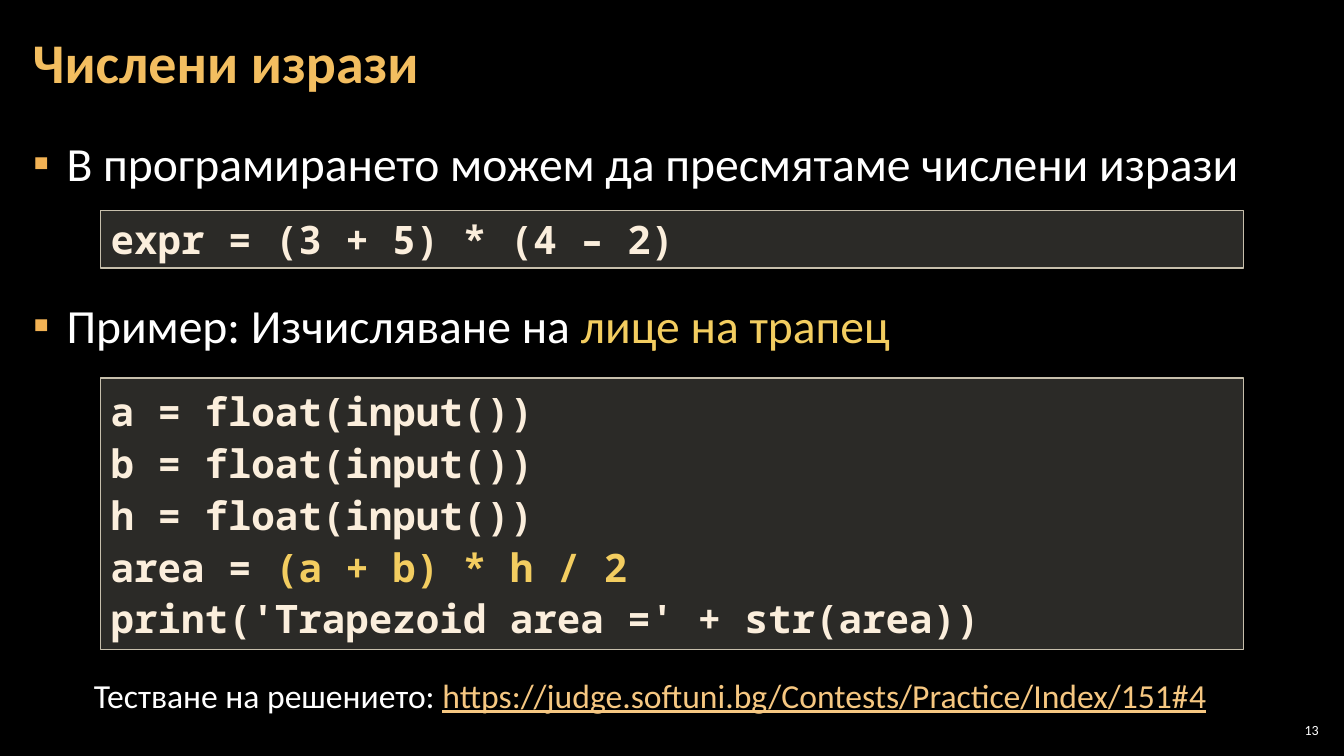
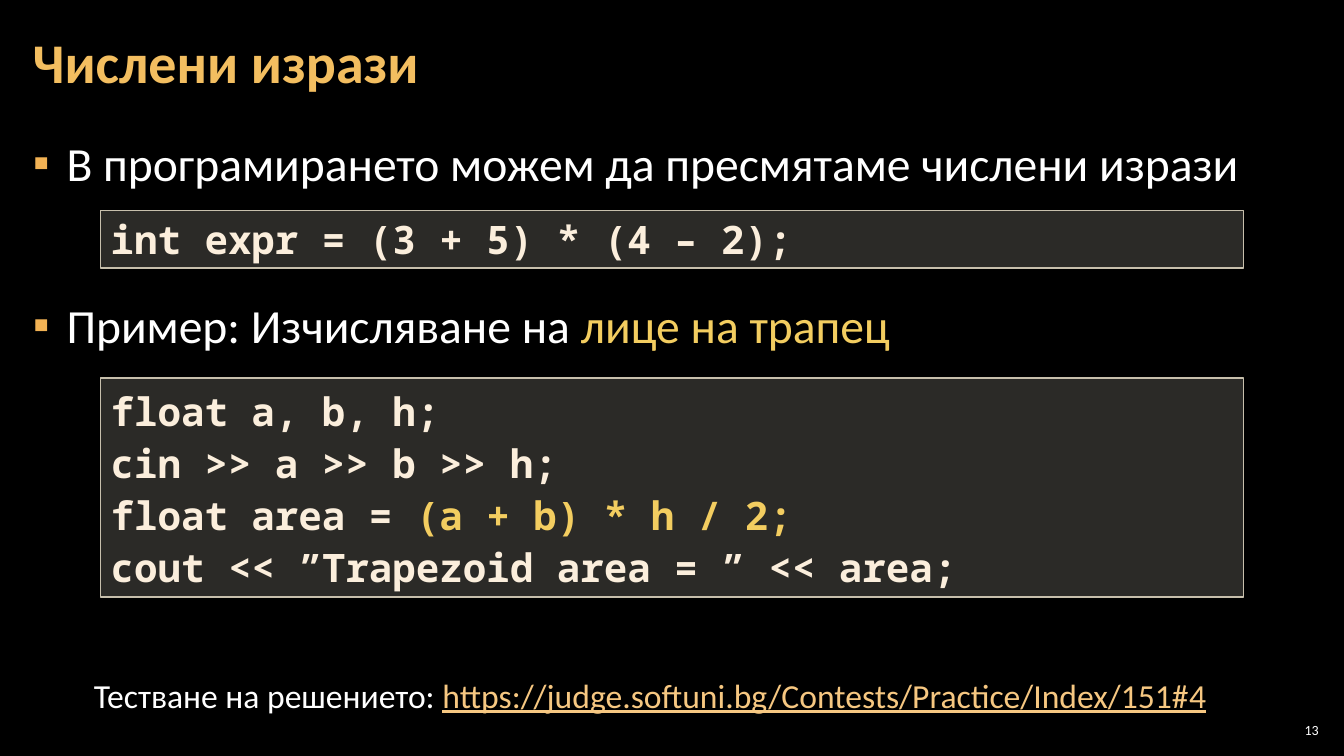
Before and after one commit to Software-University/C-plus-plus, a slide deck: slide 13 of 2. Simple-Calculations/2. Simple-Calculations.pptx. Drawn at 1344x756 pixels with LibreOffice and Linux fonts; fonts in the diff are those of the drawing; background and template pictures are left out. Boxes give left, top, right and bottom in pixels: in the first picture for what was removed or moved away, otherwise in the second. Text is boxed around its words. In the diff, an @@ line names an element or a change of style, - is before the commit and + after.

```diff
--- a/2. Simple-Calculations/2. Simple-Calculations.pptx
+++ b/2. Simple-Calculations/2. Simple-Calculations.pptx
@@ text in rectangle at (111, 223, 791, 264): text changed @@
-expr = (3 + 5) * (4 – 2)
+int expr = (3 + 5) * (4 – 2);
@@ rectangle "float a, b, h;": place and size @@
-rectangle "float a, b, h;" at (101, 378, 1243, 649)
+rectangle "float a, b, h;" at (101, 378, 1243, 597)
@@ text in rectangle at (111, 396, 956, 592): text changed @@
-a = float(input())
-b = float(input())
-h = float(input())
-area = (a + b) * h / 2
-print('Trapezoid area =' + str(area))
+float a, b, h;
+cin >> a >> b >> h;
+float area = (a + b) * h / 2;
+cout << ”Trapezoid area = ” << area;
```
Also in this commit, not shown: 11 other slides changed.
